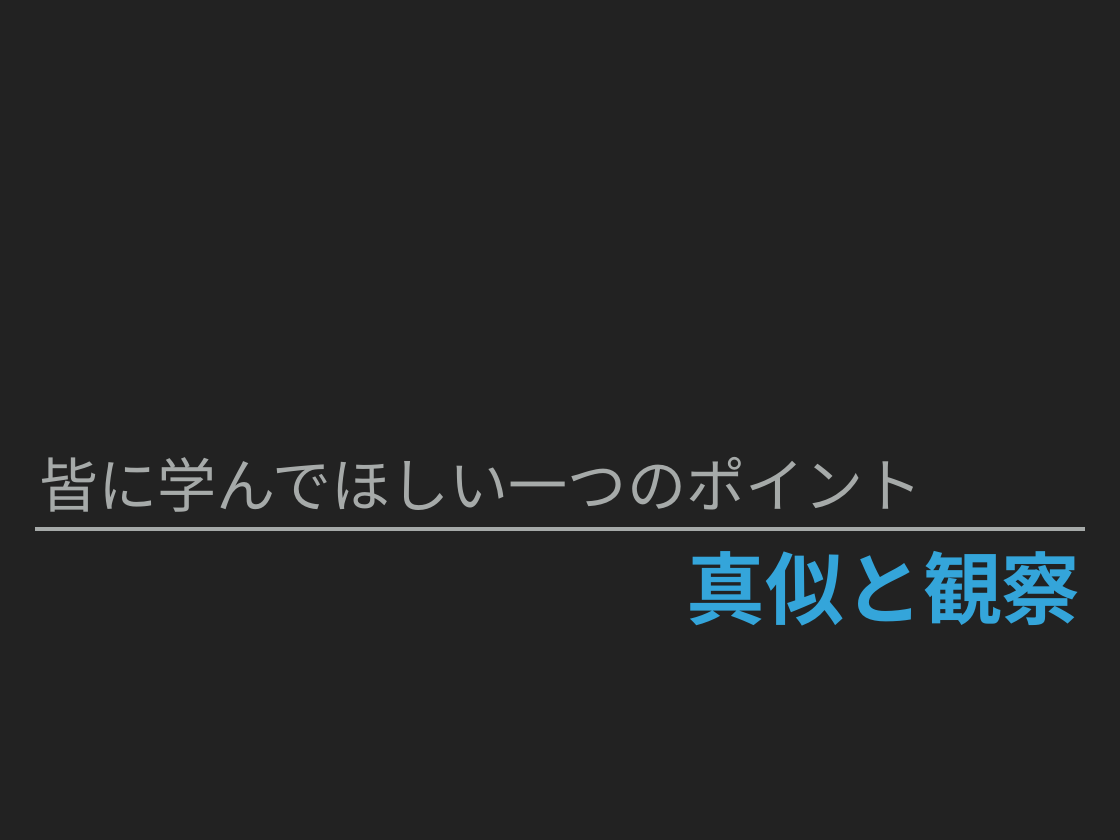
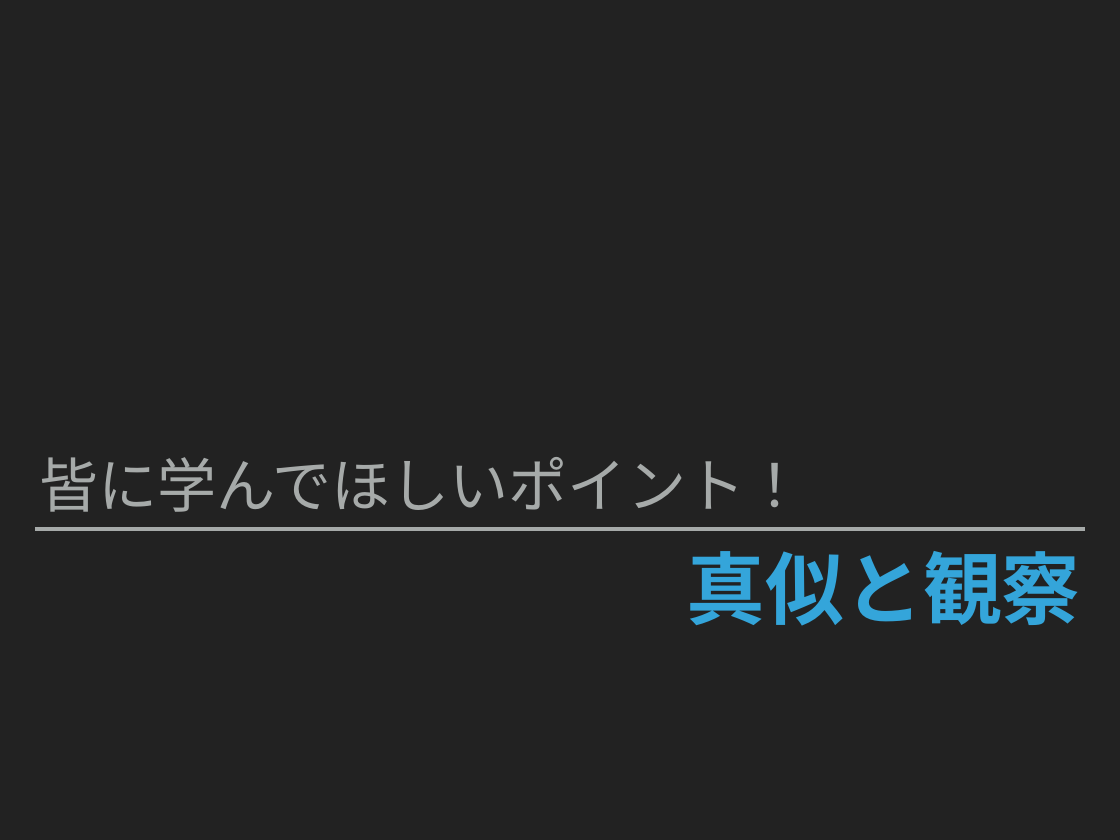
Before and after one commit to nadollin/Web-Education, a slide deck: slide 15 of Lecture 1/WebEducation Lecture1_jp.pptx. Drawn at 1120x840 pixels with LibreOffice and Linux fonts; fonts in the diff are those of the drawing. Boxes give left, top, right and bottom in pixels: in the first picture for what was removed or moved away, otherwise in the second. Text is boxed around its words. In the diff, an @@ line names an element or a change of style, - is before the commit and + after.

```diff
--- a/Lecture 1/WebEducation Lecture1_jp.pptx
+++ b/Lecture 1/WebEducation Lecture1_jp.pptx
@@ text at <box>39,457,804,512</box>: text changed @@
-皆に学んでほしい一つのポイント
+皆に学んでほしいポイント！
```
Also in this commit, not shown: 9 other slides changed, 1 slide added, 3 slides removed, 1 other file.
